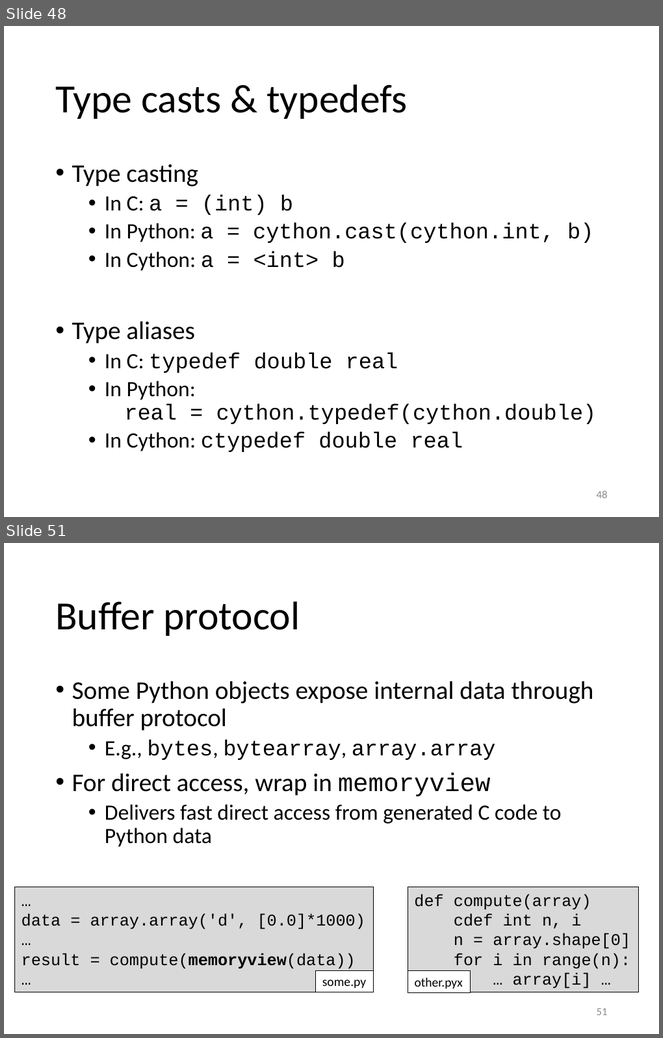
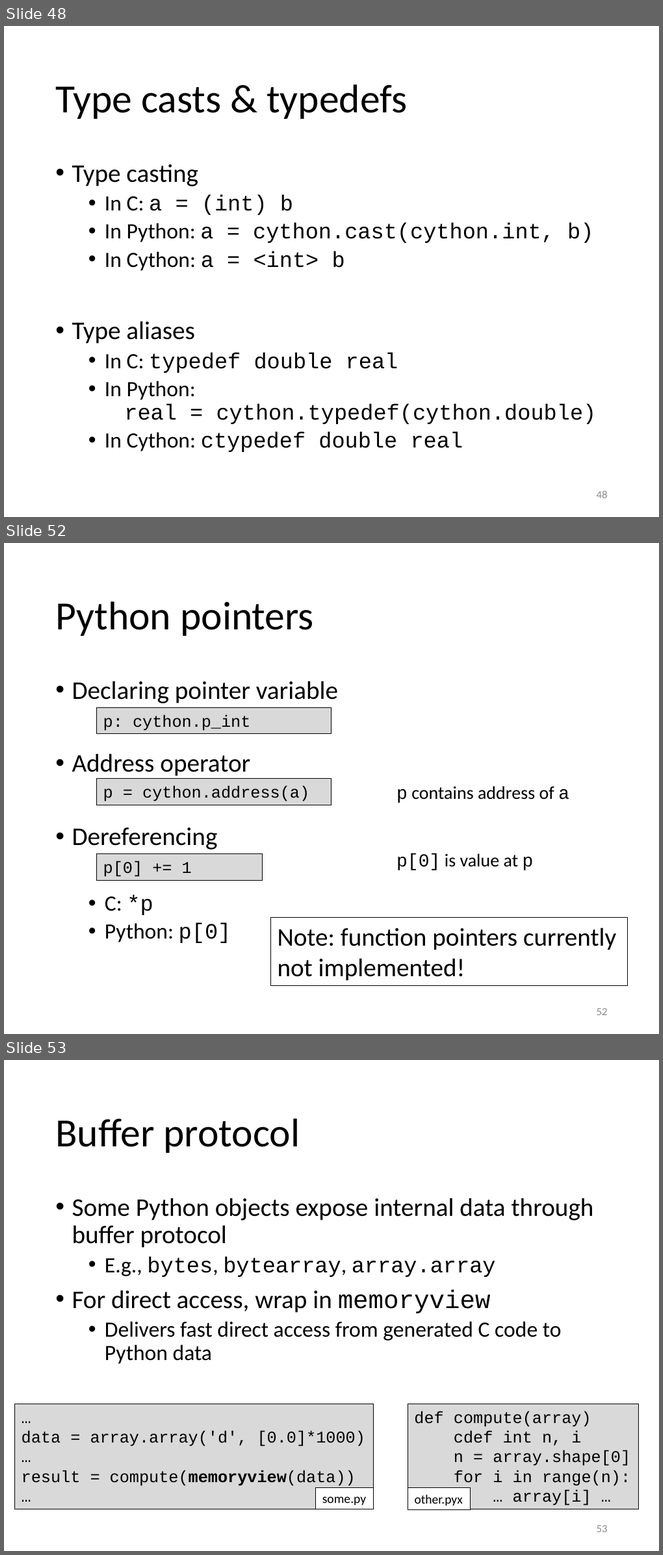
Before and after one commit to gjbex/Python-for-HPC, a slide deck: python_for_hpc.pptx. Shown one above the other, each under a label of ours: slides 48 and 51 before the commit, slides 48, 52 and 53 after it; the slides between them are not shown. The pictures are 663x1038 and 663x1555 pixels, drawn with LibreOffice and Linux fonts; fonts in the diff are those of the drawing. Boxes give left, top, right and bottom in pixels: in the first picture for what was removed or moved away, otherwise in the second. Text is boxed around its words. In the diff, an @@ line names an element or a change of style, - is before the commit and + after.

Commit message:
Add pure Python syntax for Cython

```diff
--- a/python_for_hpc.pptx
+++ b/python_for_hpc.pptx
@@ slide 52 added at box(4, 543, 659, 1034), background #FFFFFF @@
@@ title added at box(55, 601, 314, 636), 44 pt, text #000000 @@
+Python pointers
@@ text added at box(72, 681, 338, 943), 28 pt, text #000000 @@
+• Declaring pointer variable
+• Address operator
+• Dereferencing
+  • C: *p
+  • Python: p[0]
@@ rectangle added at box(97, 707, 332, 733), fill #D9D9D9, outline #000000 0.75 pt, 18 pt, text #000000 @@
+p: cython.p_int
@@ rectangle added at box(97, 779, 332, 805), fill #D9D9D9, outline #000000 0.75 pt, 18 pt, text #000000 @@
+p = cython.address(a)
@@ text added at box(397, 786, 570, 803), 20 pt, text #000000 @@
+p contains address of a
@@ rectangle added at box(97, 854, 263, 880), fill #D9D9D9, outline #000000 0.75 pt, 18 pt, text #000000 @@
+p[0] += 1
@@ text added at box(397, 854, 534, 871), 20 pt, text #000000 @@
+p[0] is value at p
@@ rectangle added at box(270, 918, 627, 986), outline #000000 0.75 pt, 28 pt, text #000000 @@
+Note: function pointers currently
+not implemented!
@@ page number added at box(597, 1008, 608, 1016), 12 pt, text #8C8C8C @@
+52
@@ what was slide 51 is now slide 53 @@
@@ page number at box(597, 1525, 608, 1533): text changed @@
-51
+53
```
Also in this commit, not shown: 5 slides changed, 1 other slide added.
